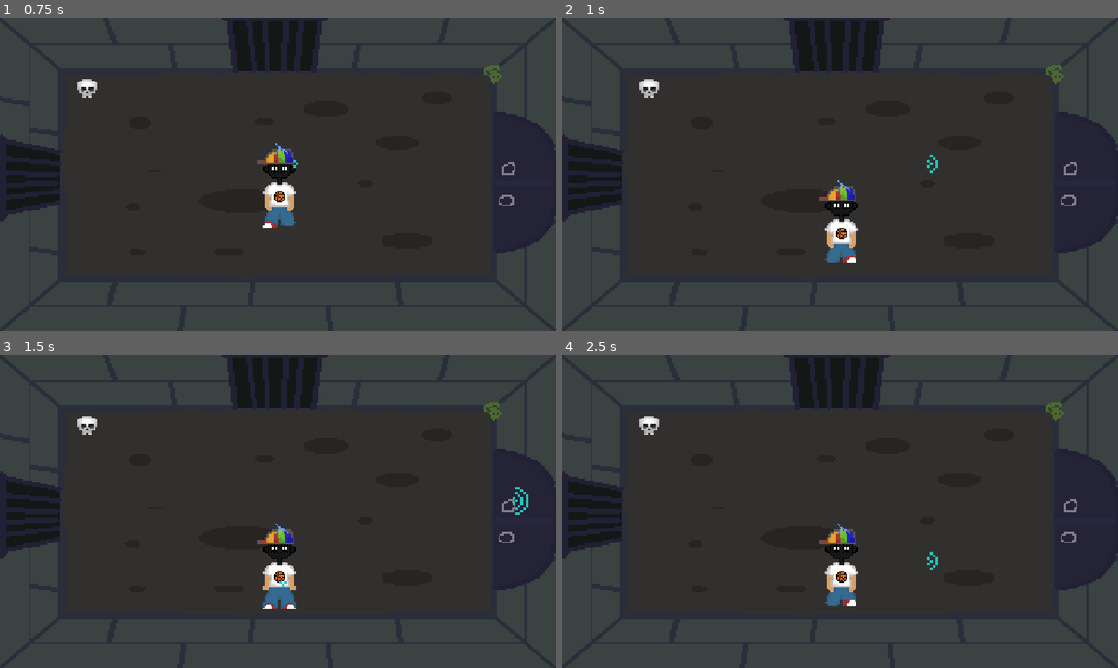
Above: before the commit, frames 1-4 (two rows, left to right).
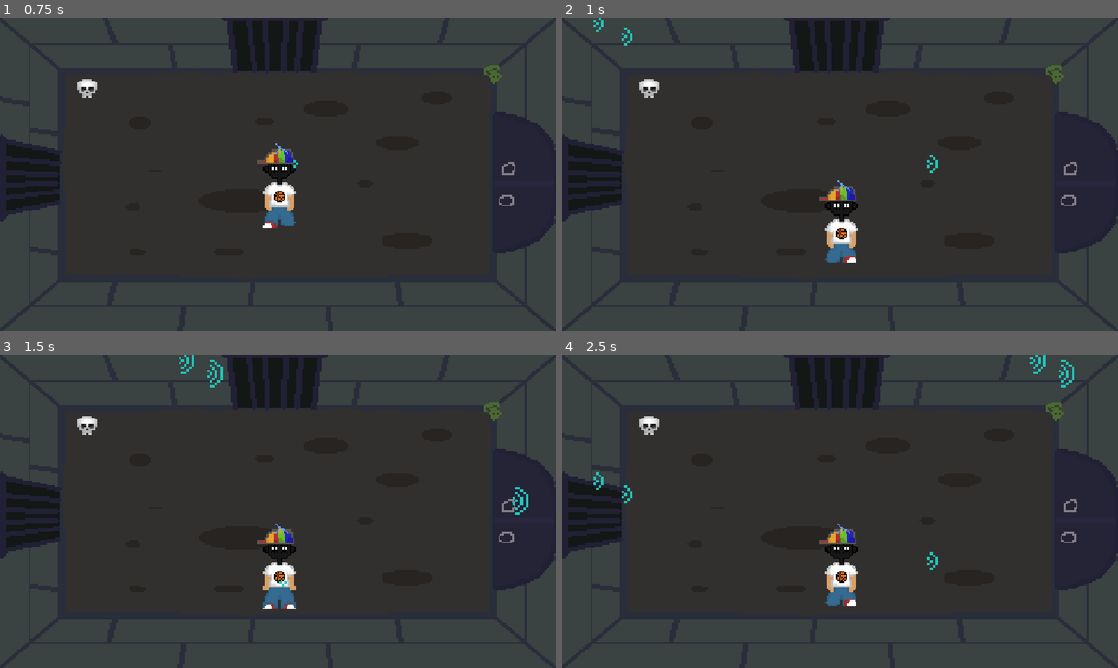
Above: after the commit, the same moments.

Repository: Skeleblob/BraveMathie
Game: Godot game, scene res://SpriteSheets/game/main.tscn
The game is run twice, just before and just after one commit, with the same random seed, the same clock (stepped at 60 frames per second) and the same inputs.
Inputs:
- Up to frame 1 (0.75 s): tap Enter at 0.5 s; hold Right (shoot_right) from 0.53 s (still down); hold S (walk_front) from 0.53 s (still down)
- Up to frame 2 (1 s): keep holding Right (shoot_right); keep holding S (walk_front)
- Up to frame 3 (1.5 s): release Right (shoot_right) at 1.28 s; release S (walk_front) at 1.28 s; hold Down (shoot_down) from 1.28 s (still down); tap S (walk_front) at 1.35 s
- Up to frame 4 (2.5 s): release Down (shoot_down) at 2.03 s; hold Right (shoot_right) from 2.03 s (still down); hold S (walk_front) from 2.03 s (still down)

Frame 1 is identical in both runs. In frame 2, less than 0.1% of the frame differs, in the area x 5-13%, y 0-9%; in frame 3, 0.1%; in frame 4, 0.2%, in the area x 5-93%, y 0-48%.

Commit message:
item added to item room

Diff:
--- a/brave-mathie/SpriteSheets/Scenes/ItemRoom/LeftRoom.tscn
+++ b/brave-mathie/SpriteSheets/Scenes/ItemRoom/LeftRoom.tscn
@@ -4,6 +4,9 @@
 [ext_resource type="Texture2D" uid="uid://rj67wqvn4snj" path="res://SpriteSheets/Scenes/ItemRoom/Leftroom.png" id="1_qd7dt"]
 [ext_resource type="PackedScene" uid="uid://cxky8h3pniwdv" path="res://Scripts/Doors/Doors.tscn" id="2_o33c5"]
 [ext_resource type="PackedScene" uid="uid://j4e0j6ctqbbg" path="res://SpriteSheets/game/Player.tscn" id="3_o33c5"]
+[ext_resource type="Texture2D" uid="uid://cde3tn1qccg00" path="res://SpriteSheets/Items/Pedestal.png" id="5_ciyd2"]
+[ext_resource type="Texture2D" uid="uid://2qcb5vacavbk" path="res://SpriteSheets/Items/1.png" id="6_jcirk"]
+[ext_resource type="Texture2D" uid="uid://bm0r4v6udser2" path="res://SpriteSheets/Items/Shine.png" id="7_nncm2"]
 
 [sub_resource type="RectangleShape2D" id="RectangleShape2D_jbm5b"]
 size = Vector2(293.96106, 29.423073)
@@ -16,6 +19,102 @@
 
 [sub_resource type="RectangleShape2D" id="RectangleShape2D_wn325"]
 size = Vector2(28.311646, 203.38463)
+
+[sub_resource type="RectangleShape2D" id="RectangleShape2D_qxun1"]
+size = Vector2(49.230774, 76.80002)
+
+[sub_resource type="AtlasTexture" id="AtlasTexture_4dhhe"]
+atlas = ExtResource("6_jcirk")
+region = Rect2(0, 0, 30, 30)
+
+[sub_resource type="AtlasTexture" id="AtlasTexture_bqgc8"]
+atlas = ExtResource("6_jcirk")
+region = Rect2(30, 0, 30, 30)
+
+[sub_resource type="AtlasTexture" id="AtlasTexture_51ndd"]
+atlas = ExtResource("6_jcirk")
+region = Rect2(60, 0, 30, 30)
+
+[sub_resource type="AtlasTexture" id="AtlasTexture_ovk1i"]
+atlas = ExtResource("6_jcirk")
+region = Rect2(90, 0, 30, 30)
+
+[sub_resource type="AtlasTexture" id="AtlasTexture_tpa6k"]
+atlas = ExtResource("6_jcirk")
+region = Rect2(120, 0, 30, 30)
+
+[sub_resource type="AtlasTexture" id="AtlasTexture_1grh7"]
+atlas = ExtResource("6_jcirk")
+region = Rect2(150, 0, 30, 30)
+
+[sub_resource type="SpriteFrames" id="SpriteFrames_86jx0"]
+animations = [{
+"frames": [{
+"duration": 1.0,
+"texture": SubResource("AtlasTexture_4dhhe")
+}, {
+"duration": 1.0,
+"texture": SubResource("AtlasTexture_bqgc8")
+}, {
+"duration": 1.0,
+"texture": SubResource("AtlasTexture_51ndd")
+}, {
+"duration": 1.0,
+"texture": SubResource("AtlasTexture_ovk1i")
+}, {
+"duration": 1.0,
+"texture": SubResource("AtlasTexture_tpa6k")
+}, {
+"duration": 1.0,
+"texture": SubResource("AtlasTexture_1grh7")
+}],
+"loop": 1,
+"name": &"default",
+"speed": 5.0
+}]
+
+[sub_resource type="AtlasTexture" id="AtlasTexture_bt3am"]
+atlas = ExtResource("7_nncm2")
+region = Rect2(0, 0, 30, 30)
+
+[sub_resource type="AtlasTexture" id="AtlasTexture_4gix2"]
+atlas = ExtResource("7_nncm2")
+region = Rect2(30, 0, 30, 30)
+
+[sub_resource type="AtlasTexture" id="AtlasTexture_je28e"]
+atlas = ExtResource("7_nncm2")
+region = Rect2(60, 0, 30, 30)
+
+[sub_resource type="AtlasTexture" id="AtlasTexture_fwhl4"]
+atlas = ExtResource("7_nncm2")
+region = Rect2(90, 0, 30, 30)
+
+[sub_resource type="AtlasTexture" id="AtlasTexture_u2c7b"]
+atlas = ExtResource("7_nncm2")
+region = Rect2(120, 0, 30, 30)
+
+[sub_resource type="SpriteFrames" id="SpriteFrames_5is3k"]
+animations = [{
+"frames": [{
+"duration": 1.0,
+"texture": SubResource("AtlasTexture_bt3am")
+}, {
+"duration": 1.0,
+"texture": SubResource("AtlasTexture_4gix2")
+}, {
+"duration": 1.0,
+"texture": SubResource("AtlasTexture_je28e")
+}, {
+"duration": 1.0,
+"texture": SubResource("AtlasTexture_fwhl4")
+}, {
+"duration": 1.0,
+"texture": SubResource("AtlasTexture_u2c7b")
+}],
+"loop": 1,
+"name": &"default",
+"speed": 5.0
+}]
 
 [node name="LeftRoom" type="Node2D" unique_id=413198310]
 script = ExtResource("1_hdi0q")
@@ -65,6 +164,36 @@
 position = Vector2(970, 309)
 
 [node name="player" parent="." unique_id=548740340 instance=ExtResource("3_o33c5")]
+position = Vector2(0.99999994, 0.99999994)
 scale = Vector2(1.75, 1.75)
 
+[node name="Sprite2D2" type="Sprite2D" parent="." unique_id=55220780]
+texture_filter = 1
+position = Vector2(230, 332)
+scale = Vector2(2.10625, 2.0750003)
+texture = ExtResource("5_ciyd2")
+
+[node name="StaticBody2D" type="StaticBody2D" parent="Sprite2D2" unique_id=1399487868]
+position = Vector2(163.7982, -3.3734894)
+scale = Vector2(1.827893, 1.5662649)
+
+[node name="CollisionShape2D" type="CollisionShape2D" parent="Sprite2D2/StaticBody2D" unique_id=202906244]
+position = Vector2(-90.12988, 20.923088)
+scale = Vector2(0.33766237, 0.51282054)
+shape = SubResource("RectangleShape2D_qxun1")
+
+[node name="AnimatedSprite2D" type="AnimatedSprite2D" parent="." unique_id=96130267]
+texture_filter = 1
+position = Vector2(232.99998, 313)
+scale = Vector2(1.3, 1.6666666)
+sprite_frames = SubResource("SpriteFrames_86jx0")
+autoplay = "default"
+
+[node name="AnimatedSprite2D2" type="AnimatedSprite2D" parent="." unique_id=548213088]
+texture_filter = 1
+position = Vector2(232, 316)
+scale = Vector2(1.8499999, 2.4666662)
+sprite_frames = SubResource("SpriteFrames_5is3k")
+autoplay = "default"
+
 [editable path="Node/Doors"]
